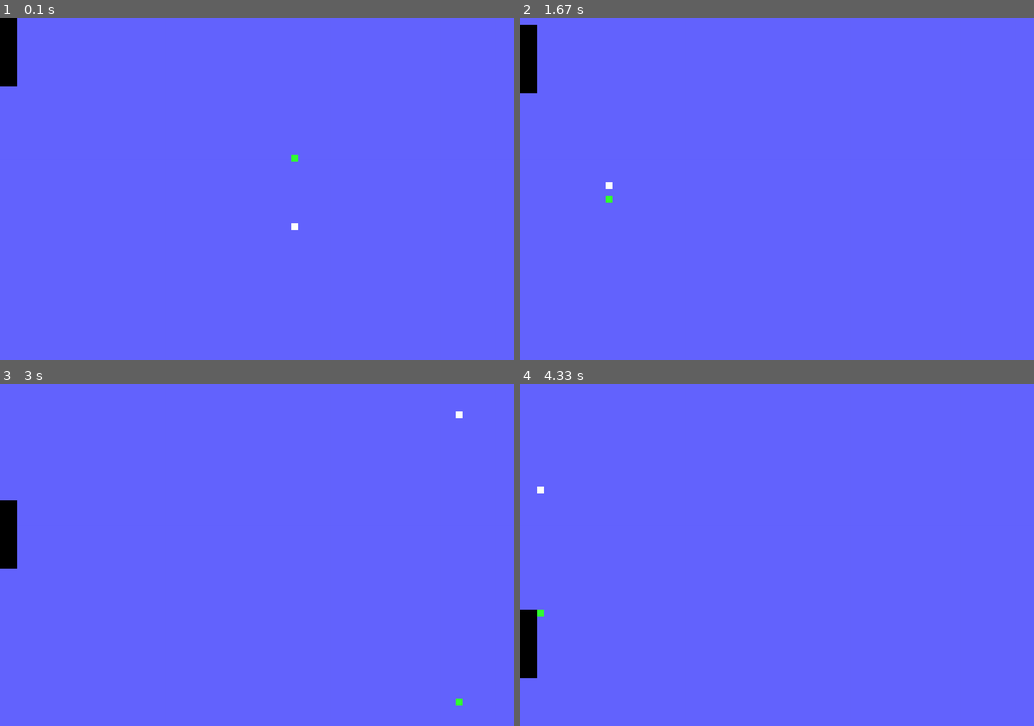
Above: before the commit, frames 1-4 (two rows, left to right).
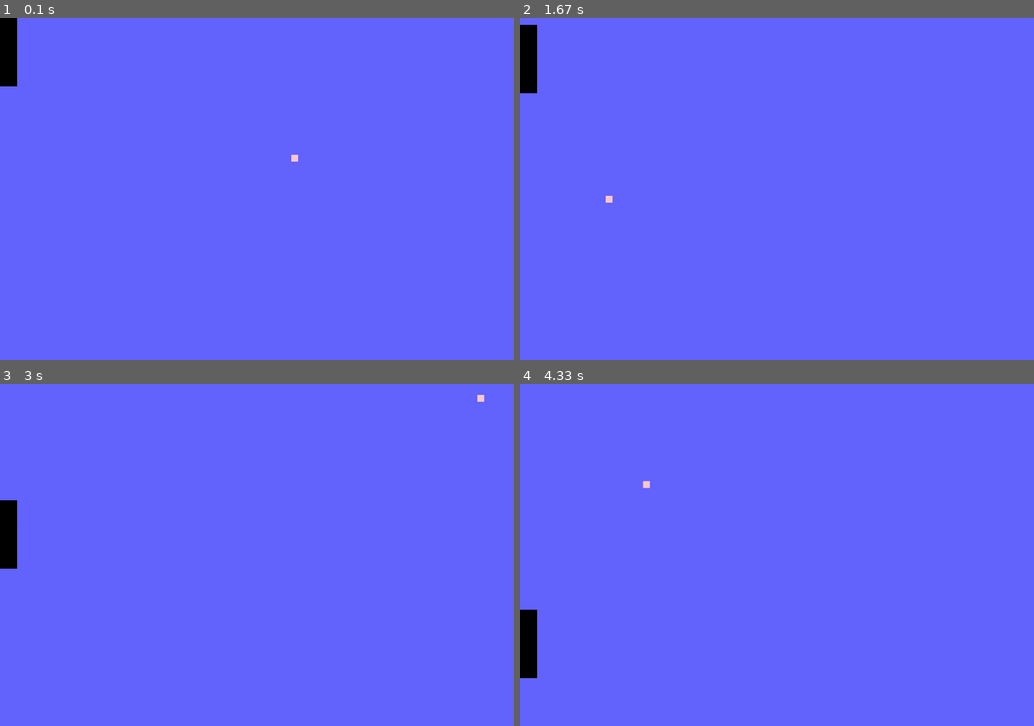
Above: after the commit, the same moments.

Repository: RobertFlores2728/Pong-Pygame
Game: pygame game, started from Pong/Scripts/Main.py
Same seed, same stepped clock (60 frames per second), same inputs: the game is played once before the commit and once after it.
Inputs:
- Up to frame 1 (0.1 s): no input
- Up to frame 2 (1.67 s): hold S 0.83-1.3 s; hold W from 1.33 s (still down)
- Up to frame 3 (3 s): release W at 1.7 s; hold S 1.73-2.1 s; hold W 2.13-2.43 s; hold S 2.47-2.77 s; hold W from 2.8 s (still down)
- Up to frame 4 (4.33 s): release W at 3.17 s; hold S 3.2-3.57 s; hold W 3.6-3.9 s; hold S 3.93-4.23 s; hold W from 4.27 s (still down)

The runs differ from the first frame. In frame 1, less than 0.1% of the frame differs, in the area x 56-58%, y 40-62%; in frame 2, less than 0.1%; in frame 3, less than 0.1%; in frame 4, less than 0.1%, in the area x 3-26%, y 28-68%.

Commit message:
Cleaned up Main.py
- finished implementing seperate scripts for ball and player paddle

Diff:
--- a/Pong/Scripts/Ball.py
+++ b/Pong/Scripts/Ball.py
@@ -32,3 +32,22 @@
         # move ball
         self.ballRect.x += int(self.ballTravelX * self.ballSpeed)
         self.ballRect.y += int(self.ballTravelY * self.ballSpeed)
+
+    def check_paddle_collision_player(self):
+        if self.gameObjects.paddlePlayer is None:
+            return
+
+        # check paddle ball collision
+        if self.gameObjects.paddlePlayer.paddleRect.colliderect(self.ballRect) and self.ballTravelX < 0:
+            # get new y direction of ball
+            self.ballTravelX = -self.ballTravelX
+            self.ballTravelY = (self.ballRect.centery - self.gameObjects.paddlePlayer.paddleRect.centery) / 100  # new y travel
+            self.ballTravelX += 0.1  # new x travel
+            if self.ballTravelX > 2.5:
+                self.ballTravelX = 2.5
+            print("Collision!")
+
+    def update(self):
+        self.move()
+        self.draw()
+        self.check_paddle_collision_player()
--- a/Pong/Scripts/GameObjects.py
+++ b/Pong/Scripts/GameObjects.py
@@ -4,7 +4,10 @@
 
     def __init__(self):
         self.ball = None
+        self.paddlePlayer = None
 
     def set_ball(self, ball):
         self.ball = ball
-        self.ball.color = (50, 255, 50)
+
+    def set_player_paddle(self, paddlePlayer):
+        self.paddlePlayer = paddlePlayer
--- a/Pong/Scripts/Main.py
+++ b/Pong/Scripts/Main.py
@@ -1,6 +1,7 @@
 import sys, pygame
 
 from Scripts.Ball import *
+from Scripts.PaddlePlayer import *
 from Scripts.GameObjects import *
 
 
@@ -15,21 +16,17 @@
 
     gameObjects = GameObjects()
 
+    # create player paddle
+    paddlePlayer = PaddlePlayer(screen)
+    gameObjects.set_player_paddle(paddlePlayer)
+
+
     # create ball object
-    ball1 = Ball(screen, gameObjects)
-    gameObjects.set_ball(ball1)
+    ball = Ball(screen, gameObjects)
+    gameObjects.set_ball(ball)
 
-    blue = (100, 100, 255)
-    black = (0, 0, 0)
-    white = (255, 255, 255)
 
-    paddleRect = pygame.Rect(0, 0, 50, 200)
-    paddleSpeed = 20
 
-    ballRect = pygame.Rect(int(screen.get_width() / 2), int(screen.get_height() / 2), 20, 20)
-    ballTravelX = 1  # should be 1 or -1 only. ball either goes left or right
-    ballTravelY = 1  # 1 = greatest curve, 0 = straight
-    ballSpeed = 10  # speed will increase with each hit
 
     while True:
         clock.tick(120)
@@ -43,63 +40,18 @@
         keys = pygame.key.get_pressed()
         if keys[pygame.K_p]:
             print("p was pressed!")
-        # Move paddle
-        if keys[pygame.K_w]:
-            paddleRect.y -= paddleSpeed
-        if keys[pygame.K_s]:
-            paddleRect.y += paddleSpeed
-
-        # paddle boundaries check
-        if paddleRect.y < 0:
-            paddleRect.y = 0
-        elif paddleRect.y > screen.get_height() - paddleRect.height:
-            paddleRect.y = screen.get_height() - paddleRect.height
-
 
 
 
         # Update screen
         pygame.display.flip()
-        screen.fill(blue)
+        screen.fill((100, 100, 255))
 
-        # draw paddle
-        pygame.draw.rect(screen, black, paddleRect)
+        # update player paddle object
+        paddlePlayer.update()
 
-
-
-        # check paddle ball collision
-        if paddleRect.colliderect(ballRect) and ballTravelX < 0:
-            # get new y direction of ball
-            ballTravelX = -ballTravelX
-            ballTravelY = (ballRect.centery - paddleRect.centery)/100 # new y travel
-            ballTravelX += 0.1 # new x travel
-            if ballTravelX > 2.5:
-                ballTravelX = 2.5
-            print("Collision!")
-
-        # ball boundaries check, bounce around walls
-        if ballRect.x > screen.get_width() - ballRect.width:
-            ballTravelX = -ballTravelX
-        if ballRect.x < 0:
-            ballTravelX = -ballTravelX
-        if ballRect.y > screen.get_height() - ballRect.height:
-            ballTravelY = -ballTravelY
-        if ballRect.y < 0:
-            ballTravelY = -ballTravelY
-
-        # move ball
-        ballRect.x += int(ballTravelX * ballSpeed)
-        ballRect.y += int(ballTravelY * ballSpeed)
-
-        # draw ball
-        pygame.draw.rect(screen, white, ballRect)
-
-
-        # move ball object
-        ball1.move()
-
-        # draw ball object
-        ball1.draw()
+        # update ball object
+        ball.update()
 
     return
 
--- a/Pong/Scripts/PaddlePlayer.py
+++ b/Pong/Scripts/PaddlePlayer.py
@@ -7,7 +7,7 @@
         self.paddleRect = pygame.Rect(0, 0, 50, 200)
         self.paddleSpeed = 20
 
-    def Input(self):
+    def input(self):
         keys = pygame.key.get_pressed()
 
         # Move paddle
@@ -21,3 +21,11 @@
             self.paddleRect.y = 0
         elif self.paddleRect.y > self.screen.get_height() - self.paddleRect.height:
             self.paddleRect.y = self.screen.get_height() - self.paddleRect.height
+
+    def draw(self):
+        # draw paddle
+        pygame.draw.rect(self.screen, (0,0,0), self.paddleRect)
+
+    def update(self):
+        self.input()
+        self.draw()
